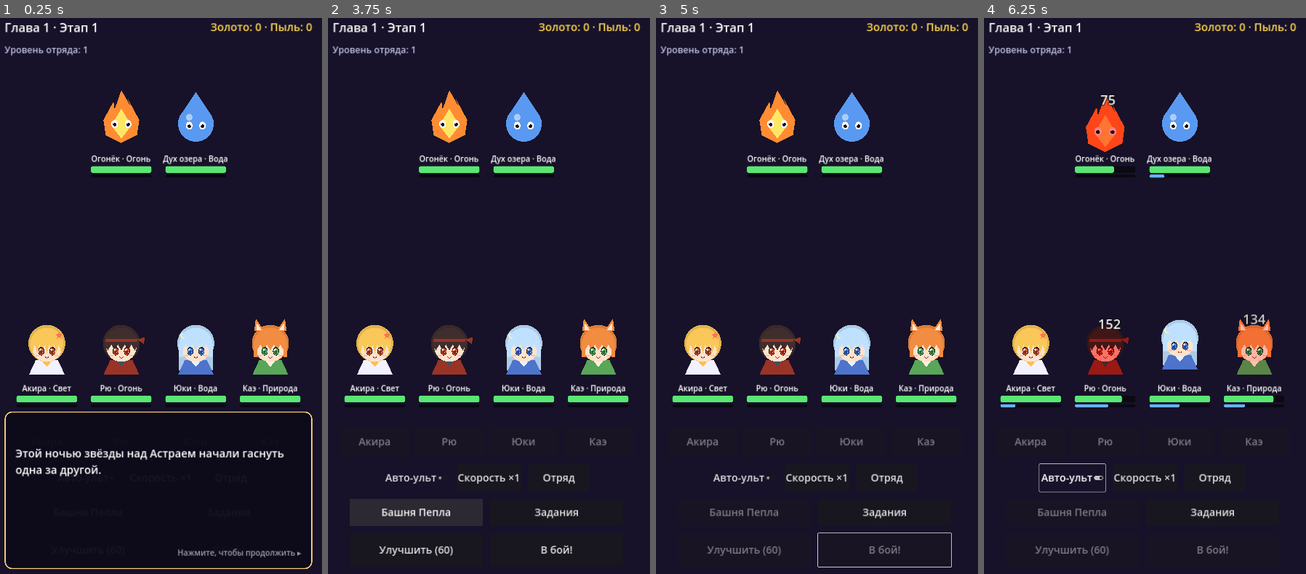
Above: before the commit, frames 1-4 (left to right).
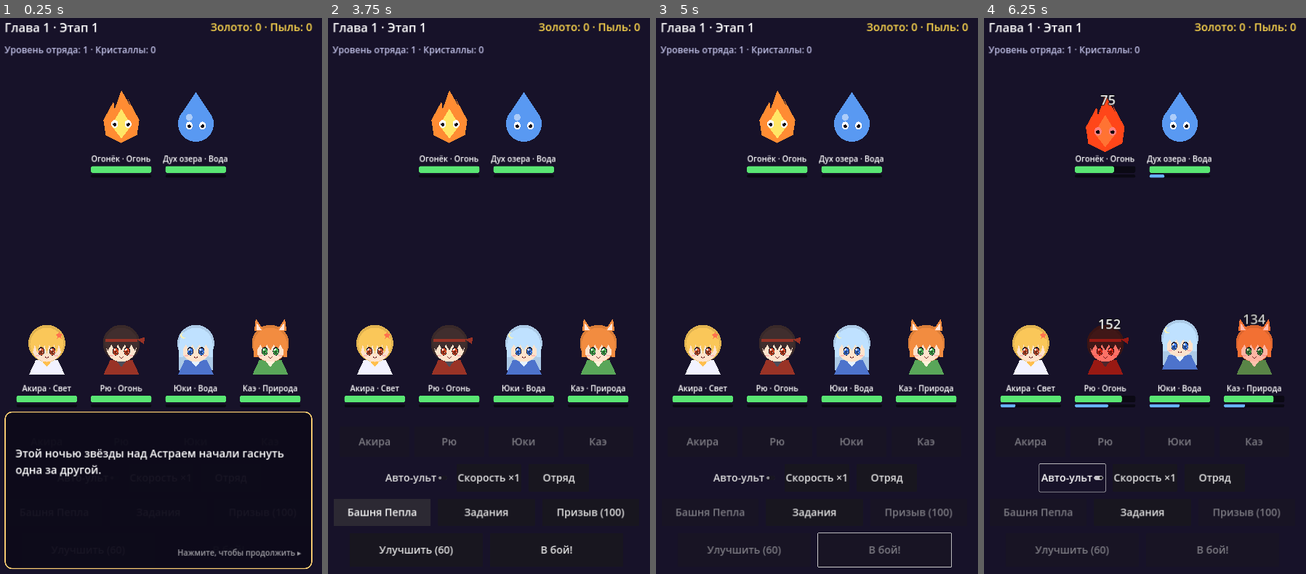
Above: after the commit, the same moments.

Repository: sklallk55-droid/The-Stardust-Chronicles
Game: Godot game, scene res://main.tscn
The game is run twice, just before and just after one commit, with the same random seed, the same clock (stepped at 60 frames per second) and the same inputs.
Inputs (mouse positions are in pixels of both pictures, inside the frame that each line leads up to):
- Up to frame 1 (0.25 s): no input
- Up to frame 2 (3.75 s): click (592, 512) at 0.5 s, where only the run after the commit has a clickable "Призыв (100)"; click "Авто-ульт" at 1.25 s; click "Скорость ×1" at 2 s; click "Отряд" at 2.75 s; click "Башня Пепла" at 3.5 s
- Up to frame 3 (5 s): click "В бой!" at 4.25 s
- Up to frame 4 (6.25 s): click "Задания" at 5 s; click "Авто-ульт" at 5.75 s

The runs differ from the first frame. In frame 1, 0.1% of the frame differs, in the area x 28-49%, y 5-7%; in frame 2, 0.8%, in the area x 6-93%, y 5-91%; in frame 3, 0.8%; in frame 4, 0.8%.

Commit message:
Экран: призыв за кристаллы и выбор состава отряда

Diff:
--- a/main.gd
+++ b/main.gd
@@ -8,13 +8,16 @@
 const Chibi = preload("res://chibi.gd")
 const Quests = preload("res://quests.gd")
 const Ascension = preload("res://ascension.gd")
+const Summon = preload("res://summon.gd")
 
 const SAVE_PATH := "user://save.cfg"
 const IDLE_CAP_SEC := 12 * 3600
 const CARD_W := 230.0
 const SPRITE := 185.0
+const SQUAD_SIZE := 4
 const SPEAKER_IDS := {"Акира": "akira", "Рю": "ryu", "Юки": "yuki", "Каэ": "kae",
-	"Генерал Сара": "sara", "Вальдрам": "valdram", "Страж руин": "guardian"}
+	"Генерал Сара": "sara", "Вальдрам": "valdram", "Страж руин": "guardian",
+	"Рэн": "ren", "Мира": "mira", "Тэцуо": "tetsuo", "Иса": "isa"}
 
 var stage := 1
 var gold := 0
@@ -35,6 +38,9 @@
 var quest_state := {}
 var dust := 0  # star dust for ascension
 var stars := {}  # hero_id -> stars
+var crystals := 0
+var owned: Array = ["akira", "ryu", "yuki", "kae"]
+var squad: Array = ["akira", "ryu", "yuki", "kae"]
 
 var stage_label: Label
 var gold_label: Label
@@ -55,6 +61,7 @@
 var squad_list: VBoxContainer
 var tower_button: Button
 var quests_button: Button
+var summon_button: Button
 var quests_panel: PanelContainer
 var quests_list: VBoxContainer
 
@@ -149,11 +156,14 @@
 	modes.add_theme_constant_override("separation", 24)
 	col.add_child(modes)
 	tower_button = _button("Башня Пепла", _toggle_tower)
-	tower_button.custom_minimum_size.x = 440
+	tower_button.custom_minimum_size.x = 320
 	modes.add_child(tower_button)
 	quests_button = _button("Задания", _show_quests)
-	quests_button.custom_minimum_size.x = 440
+	quests_button.custom_minimum_size.x = 320
 	modes.add_child(quests_button)
+	summon_button = _button("Призыв", _summon)
+	summon_button.custom_minimum_size.x = 320
+	modes.add_child(summon_button)
 
 	var actions := HBoxContainer.new()
 	actions.alignment = BoxContainer.ALIGNMENT_CENTER
@@ -252,7 +262,7 @@
 	ult_buttons.clear()
 
 	var hero_units := []
-	for d in Data.heroes():
+	for d in Data.heroes_by_ids(squad):
 		var hero := Unit.new(d, true, Data.hero_power(level))
 		Equipment.apply(hero, equipped.get(hero.id, {}))
 		Ascension.apply(hero, stars.get(hero.id, 0))
@@ -296,6 +306,7 @@
 	start_button.disabled = true
 	upgrade_button.disabled = true
 	tower_button.disabled = true
+	summon_button.disabled = true
 
 
 func _on_ended(win: bool) -> void:
@@ -315,6 +326,9 @@
 			result_label.text += "\nВыпало: " + Equipment.item_label(drop)
 		dust += Ascension.stage_dust(stage)
 		result_label.text += "\nЗвёздная пыль +%d" % Ascension.stage_dust(stage)
+		if Summon.stage_crystals(stage) > 0:
+			crystals += Summon.stage_crystals(stage)
+			result_label.text += "\nКристаллы +%d" % Summon.stage_crystals(stage)
 		result_label.add_theme_color_override("font_color", Color(1, 0.85, 0.3))
 		stage += 1
 		start_button.text = "Дальше"
@@ -325,6 +339,7 @@
 	start_button.disabled = false
 	upgrade_button.disabled = false
 	tower_button.disabled = false
+	summon_button.disabled = false
 	_refresh_top()
 	_save()
 
@@ -341,6 +356,9 @@
 	result_label.text += "\nВыпало: " + Equipment.item_label(drop)
 	dust += Ascension.tower_dust(tower_floor)
 	result_label.text += "\nЗвёздная пыль +%d" % Ascension.tower_dust(tower_floor)
+	if Summon.tower_crystals(tower_floor) > 0:
+		crystals += Summon.tower_crystals(tower_floor)
+		result_label.text += "\nКристаллы +%d" % Summon.tower_crystals(tower_floor)
 	result_label.add_theme_color_override("font_color", Color(1, 0.85, 0.3))
 	tower_floor += 1
 	start_button.text = "Выше"
@@ -459,15 +477,17 @@
 func _fill_squad() -> void:
 	for c in squad_list.get_children():
 		c.queue_free()
-	for d in Data.heroes():
+	for d in Data.heroes_by_ids(owned):
 		var u := Unit.new(d, true, Data.hero_power(level))
+		var id := u.id
+		var in_squad := squad.has(id)
 		var gear: Dictionary = equipped.get(u.id, {})
 		Equipment.apply(u, gear)
 		var hero_stars: int = stars.get(u.id, 0)
 		Ascension.apply(u, hero_stars)
 		var block := VBoxContainer.new()
 		block.add_theme_constant_override("separation", 4)
-		var title := _label("%s · %s · ур. %d · звёзды %d/%d" % [u.name, Data.ELEMENT_NAMES[u.element], level, hero_stars, Ascension.MAX_STARS], 38)
+		var title := _label("%s · %s · звёзды %d/%d%s" % [u.name, Data.ELEMENT_NAMES[u.element], hero_stars, Ascension.MAX_STARS, " · в отряде" if in_squad else ""], 38)
 		title.add_theme_color_override("font_color", u.color)
 		block.add_child(title)
 		block.add_child(_label("HP %d   АТК %d   ЗАЩ %d   СКР %d" % [u.max_hp, u.atk, u.def, u.spd], 30))
@@ -484,18 +504,33 @@
 		var passive_on := hero_stars >= Ascension.PASSIVE_STAR
 		passive.add_theme_color_override("font_color", Color(1, 0.85, 0.3) if passive_on else Color(0.6, 0.6, 0.7))
 		block.add_child(passive)
+		var buttons := HBoxContainer.new()
+		buttons.add_theme_constant_override("separation", 16)
+		block.add_child(buttons)
 		if hero_stars < Ascension.MAX_STARS:
 			var price := Ascension.cost(hero_stars)
-			var id := u.id
 			var asc := _button("Возвысить (%d пыли)" % price, func(): _ascend(id))
-			asc.custom_minimum_size.x = 520
-			asc.size_flags_horizontal = Control.SIZE_SHRINK_BEGIN
+			asc.custom_minimum_size.x = 440
 			asc.disabled = dust < price
-			block.add_child(asc)
+			buttons.add_child(asc)
+		var pick := _button("Убрать из отряда" if in_squad else "Взять в отряд", func(): _toggle_squad(id))
+		pick.custom_minimum_size.x = 400
+		pick.disabled = (in_squad and squad.size() <= 1) or (not in_squad and squad.size() >= SQUAD_SIZE)
+		buttons.add_child(pick)
 		squad_list.add_child(block)
 	var bag := _label("В сумке: %d / %d" % [inventory.size(), Equipment.INVENTORY_CAP], 28)
 	bag.modulate = Color(1, 1, 1, 0.7)
 	squad_list.add_child(bag)
+
+
+func _toggle_squad(hero_id: String) -> void:
+	if squad.has(hero_id):
+		if squad.size() > 1:
+			squad.erase(hero_id)
+	elif squad.size() < SQUAD_SIZE:
+		squad.append(hero_id)
+	_save()
+	_fill_squad()
 
 
 func _ascend(hero_id: String) -> void:
@@ -513,6 +548,31 @@
 		_show_story(Ascension.STORIES[hero_id])
 	else:
 		_fill_squad()
+
+
+# --- Summon ---
+
+func _summon() -> void:
+	if running:
+		return
+	if crystals < Summon.COST:
+		result_label.text = "Нужно %d кристаллов.\nОни даются за боссов,\nбашню и задания" % Summon.COST
+		result_label.add_theme_color_override("font_color", Color(0.75, 0.75, 0.9))
+		return
+	crystals -= Summon.COST
+	var got := Summon.roll(rng, owned, Data.summon_heroes())
+	var hero: Dictionary = Data.heroes_by_ids([got["id"]])[0]
+	if got["new"]:
+		owned.append(got["id"])
+		var lines := [["Призыв", "К отряду присоединяется %s!" % hero["name"]]]
+		lines.append_array(Summon.INTRO[got["id"]])
+		lines.append(["", "Взять героя в бой можно на экране «Отряд»."])
+		_show_story(lines)
+	else:
+		dust += Summon.DUPLICATE_DUST
+		_show_story([["Призыв", "%s уже с вами. Звёздная пыль +%d" % [hero["name"], Summon.DUPLICATE_DUST]]])
+	_save()
+	_refresh_top()
 
 
 # --- Daily quests ---
@@ -572,6 +632,7 @@
 			gold += got
 			if got > 0:
 				dust += Ascension.QUEST_DUST
+				crystals += Summon.QUEST_CRYSTALS
 			_save()
 			_refresh_top()
 			_fill_quests())
@@ -614,7 +675,8 @@
 	var ready_quests := Quests.unclaimed_count(quest_state)
 	quests_button.text = "Задания (%d!)" % ready_quests if ready_quests > 0 else "Задания"
 	gold_label.text = "Золото: %d · Пыль: %d" % [gold, dust]
-	level_label.text = "Уровень отряда: %d" % level
+	level_label.text = "Уровень отряда: %d · Кристаллы: %d" % [level, crystals]
+	summon_button.text = "Призыв (%d)" % Summon.COST
 	upgrade_button.text = "Улучшить (%d)" % Data.upgrade_cost(level)
 
 
@@ -725,6 +787,9 @@
 	cfg.set_value("quests", "state", quest_state)
 	cfg.set_value("ascension", "dust", dust)
 	cfg.set_value("ascension", "stars", stars)
+	cfg.set_value("summon", "crystals", crystals)
+	cfg.set_value("summon", "owned", owned)
+	cfg.set_value("summon", "squad", squad)
 	cfg.set_value("player", "last_seen", int(Time.get_unix_time_from_system()))
 	cfg.save(SAVE_PATH)
 
@@ -743,6 +808,9 @@
 	quest_state = cfg.get_value("quests", "state", {})
 	dust = cfg.get_value("ascension", "dust", 0)
 	stars = cfg.get_value("ascension", "stars", {})
+	crystals = cfg.get_value("summon", "crystals", 0)
+	owned = cfg.get_value("summon", "owned", owned)
+	squad = cfg.get_value("summon", "squad", squad)
 	var away := int(Time.get_unix_time_from_system()) - int(cfg.get_value("player", "last_seen", 0))
 	away = clampi(away, 0, IDLE_CAP_SEC)
 	var idle_gold := int(away / 60.0 * Data.idle_gold_per_min(maxi(1, stage - 1)))
